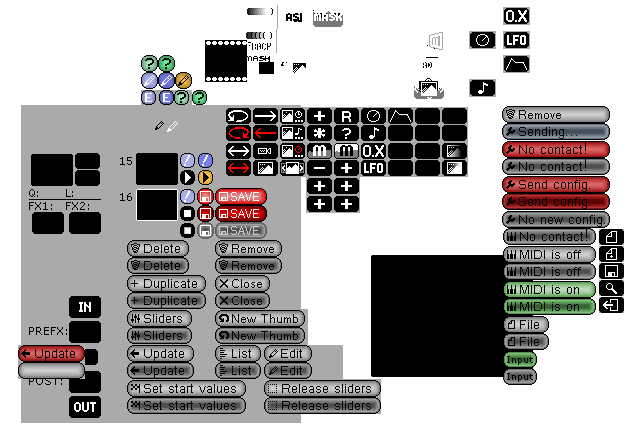
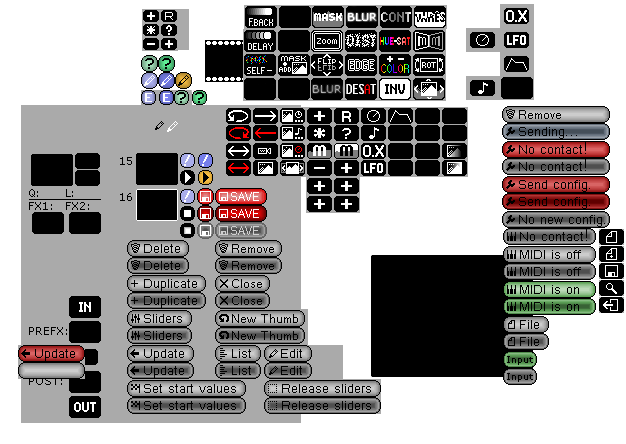
The second 626px x 444px image is a revision of the first. Changes to its layers:
painted on "New Layer#4" over [246, 55, 272, 74]
showed "EffectIcons" over [142, 4, 534, 101]
